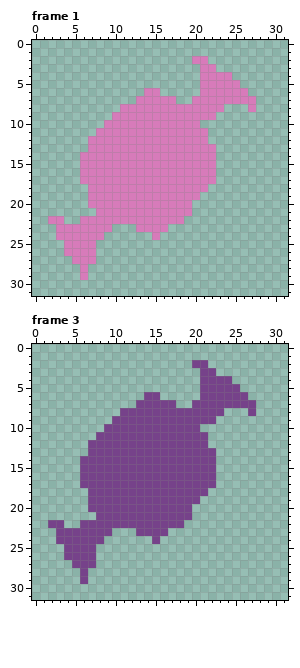
Pixel-art file, stored at assets/sprites/bubble_gums.aseprite. The picture above is the old version.
32x32 pixels, 3 frames. Shown: frame 1, frame 3. The commit also changed other frames, which this record leaves out.
And afterwards:
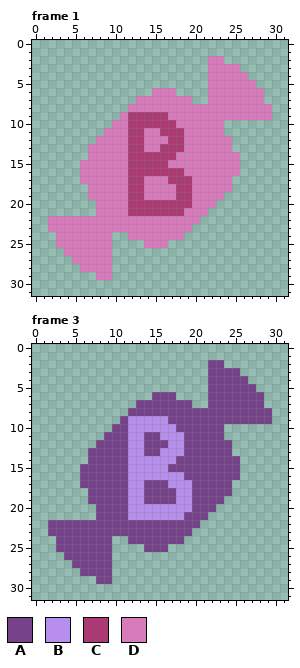
Palette (. is transparent): A #76428a  B #b78eed  C #ab3a74  D #d77bba
Edits made:
layer "Layer 2" added
--- frame 1, layers "Layer 2", "Layer 1"
@@ x 0..31 @@
  1 ................................
- 2 ....................DD..........
- 3 .....................DD.........
- 4 .....................DDDD.......
- 5 .....................DDDDD......
- 6 ..............DD.....DDDDDD.....
- 7 .............DDDDD..DDDDDDDD....
- 8 ...........DDDDDDDDDDDDD...D....
- 9 ..........DDDDDDDDDDDDD.........
-10 .........DDDDDDDDDDDD...........
-11 ........DDDDDDDDDDDDDD..........
-12 .......DDDDDDDDDDDDDDD..........
-13 .......DDDDDDDDDDDDDDDD.........
-14 ......DDDDDDDDDDDDDDDDD.........
-15 ......DDDDDDDDDDDDDDDDD.........
-16 ......DDDDDDDDDDDDDDDDD.........
-17 ......DDDDDDDDDDDDDDDDD.........
-18 .......DDDDDDDDDDDDDDD..........
-19 .......DDDDDDDDDDDDDD...........
-20 .......DDDDDDDDDDDDD............
-21 ........DDDDDDDDDDDD............
-22 ..DD..DDDDDDDDDDDDD.............
-23 ...DDDDDDD...DDDD...............
-24 ...DDDDDD......D................
-25 ....DDDD........................
-26 ....DDDD........................
-27 .....DDD........................
-28 ......D.........................
-29 ......D.........................
+ 2 ......................DD........
+ 3 ......................DDDD......
+ 4 ......................DDDDD.....
+ 5 ......................DDDDDD....
+ 6 ...............DDD....DDDDDDD...
+ 7 .............DDDDDDD..DDDDDDD...
+ 8 ............DDDDDDDDDDDDDDDDDD..
+ 9 ...........DCCCCCDDDDDDDDDDDDD..
+10 ..........DDCCCCCCDDDDDD........
+11 .........DDDCCDDCCCDDDDD........
+12 ........DDDDCCDDDCCDDDDDD.......
+13 .......DDDDDCCDDCCCDDDDDD.......
+14 .......DDDDDCCCCCCDDDDDDDD......
+15 ......DDDDDDCCCCCDDDDDDDDD......
+16 ......DDDDDDCCCCCCCDDDDDDD......
+17 ......DDDDDDCCDDDCCCDDDDD.......
+18 .......DDDDDCCDDDDCCDDDDD.......
+19 .......DDDDDCCDDDDCCDDDD........
+20 ........DDDDCCCCCCCCDDD.........
+21 ........DDDDCCCCCCCDDD..........
+22 ..DDDDDDDDDDDDDDDDDDD...........
+23 ..DDDDDDDDDDDDDDDDDD............
+24 ...DDDDDDD..DDDDDDD.............
+25 ...DDDDDDD....DDD...............
+26 ....DDDDDD......................
+27 .....DDDDD......................
+28 ......DDDD......................
+29 ........DD......................
 30 ................................
--- frame 3, layers "Layer 2", "Layer 1"
@@ x 0..31 @@
  1 ................................
- 2 ....................AA..........
- 3 .....................AA.........
- 4 .....................AAAA.......
- 5 .....................AAAAA......
- 6 ..............AA.....AAAAAA.....
- 7 .............AAAAA..AAAAAAAA....
- 8 ...........AAAAAAAAAAAAA...A....
- 9 ..........AAAAAAAAAAAAA.........
-10 .........AAAAAAAAAAAA...........
-11 ........AAAAAAAAAAAAAA..........
-12 .......AAAAAAAAAAAAAAA..........
-13 .......AAAAAAAAAAAAAAAA.........
-14 ......AAAAAAAAAAAAAAAAA.........
-15 ......AAAAAAAAAAAAAAAAA.........
-16 ......AAAAAAAAAAAAAAAAA.........
-17 ......AAAAAAAAAAAAAAAAA.........
-18 .......AAAAAAAAAAAAAAA..........
-19 .......AAAAAAAAAAAAAA...........
-20 .......AAAAAAAAAAAAA............
-21 ........AAAAAAAAAAAA............
-22 ..AA..AAAAAAAAAAAAA.............
-23 ...AAAAAAA...AAAA...............
-24 ...AAAAAA......A................
-25 ....AAAA........................
-26 ....AAAA........................
-27 .....AAA........................
-28 ......A.........................
-29 ......A.........................
+ 2 ......................AA........
+ 3 ......................AAAA......
+ 4 ......................AAAAA.....
+ 5 ......................AAAAAA....
+ 6 ...............AAA....AAAAAAA...
+ 7 .............AAAAAAA..AAAAAAA...
+ 8 ............AAAAAAAAAAAAAAAAAA..
+ 9 ...........ABBBBBAAAAAAAAAAAAA..
+10 ..........AABBBBBBAAAAAA........
+11 .........AAABBAABBBAAAAA........
+12 ........AAAABBAAABBAAAAAA.......
+13 .......AAAAABBAABBBAAAAAA.......
+14 .......AAAAABBBBBBAAAAAAAA......
+15 ......AAAAAABBBBBAAAAAAAAA......
+16 ......AAAAAABBBBBBBAAAAAAA......
+17 ......AAAAAABBAAABBBAAAAA.......
+18 .......AAAAABBAAAABBAAAAA.......
+19 .......AAAAABBAAAABBAAAA........
+20 ........AAAABBBBBBBBAAA.........
+21 ........AAAABBBBBBBAAA..........
+22 ..AAAAAAAAAAAAAAAAAAA...........
+23 ..AAAAAAAAAAAAAAAAAA............
+24 ...AAAAAAA..AAAAAAA.............
+25 ...AAAAAAA....AAA...............
+26 ....AAAAAA......................
+27 .....AAAAA......................
+28 ......AAAA......................
+29 ........AA......................
 30 ................................
